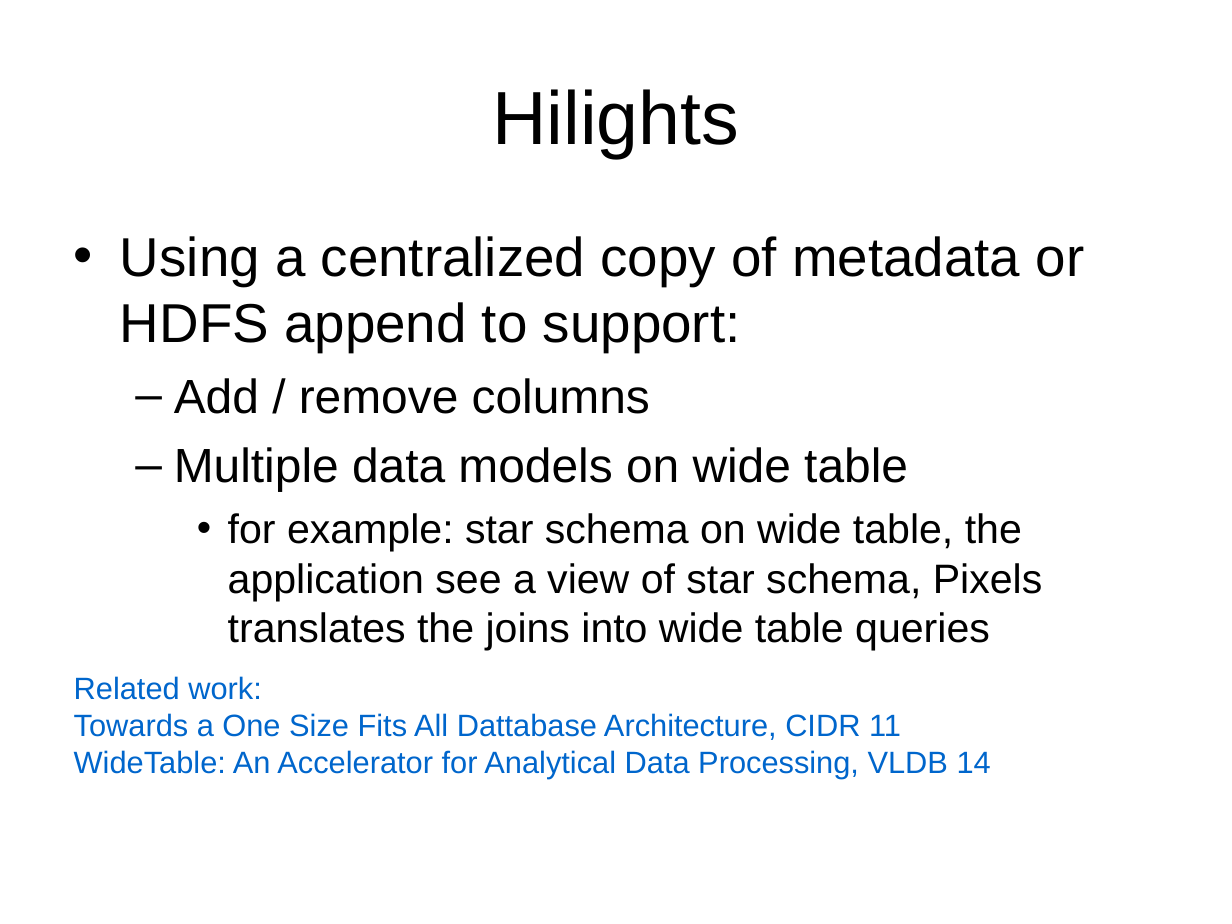
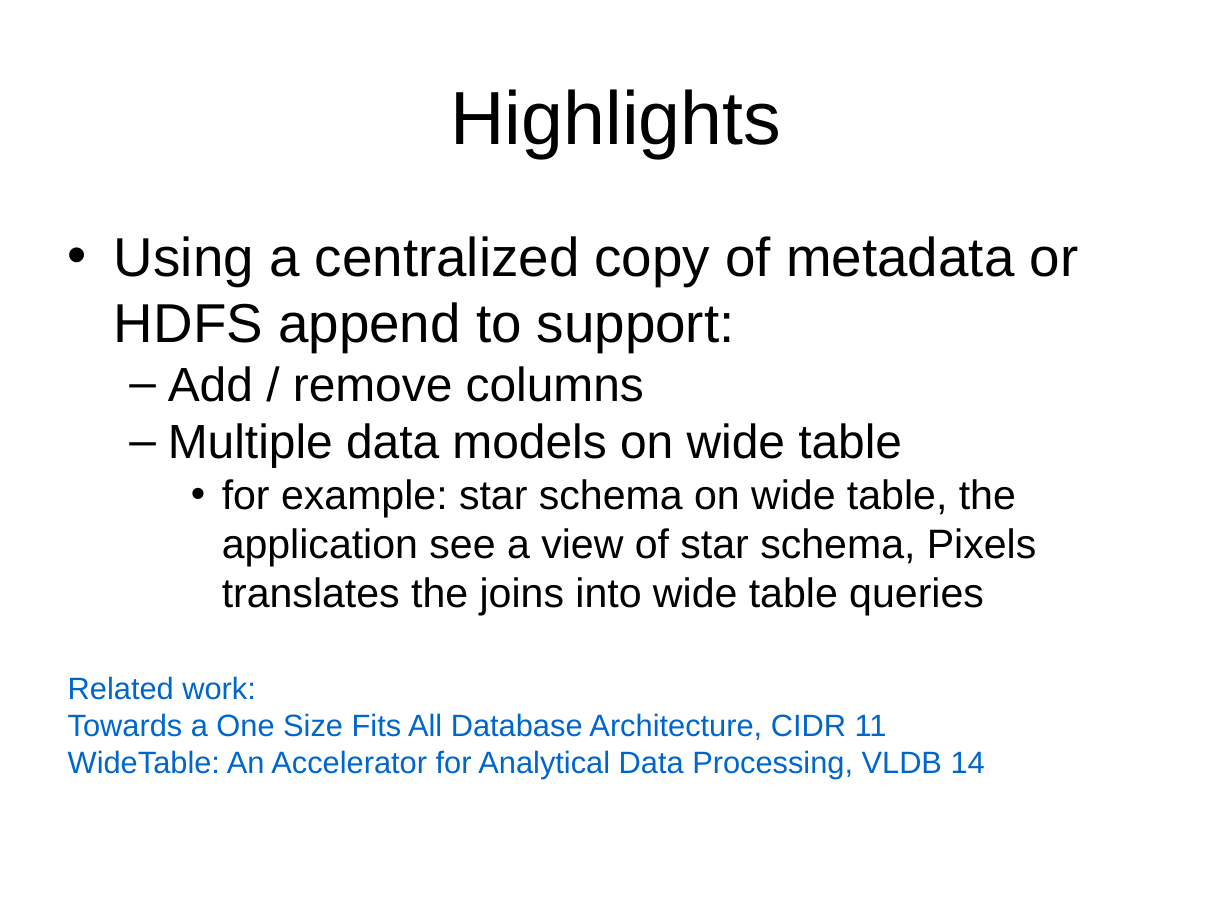
Before and after one commit to pixelsdb/pixels, a slide deck: slide 19 of pub/slides/pixels_examples_and_highlights.ppt (slide 18 before the commit). Drawn at 1232x924 pixels with LibreOffice and Linux fonts; fonts in the diff are those of the drawing. Boxes give left, top, right and bottom in pixels: in the first picture for what was removed or moved away, otherwise in the second. Text is boxed around its words. In the diff, an @@ line names an element or a change of style, - is before the commit and + after.

```diff
--- a/pub/slides/pixels_examples_and_highlights.ppt
+++ b/pub/slides/pixels_examples_and_highlights.ppt
@@ title at bbox=[451, 89, 781, 158]: text changed @@
-Hilights
+Highlights
@@ text "Using a centralized copy of ..." at bbox=[114, 236, 1079, 616]: less space between paragraphs @@
@@ text at bbox=[68, 713, 887, 740]: text changed @@
-Towards a One Size Fits All Dattabase Architecture, CIDR 11
+Towards a One Size Fits All Database Architecture, CIDR 11
```
Also in this commit, not shown: 13 other slides changed, 1 slide added.
